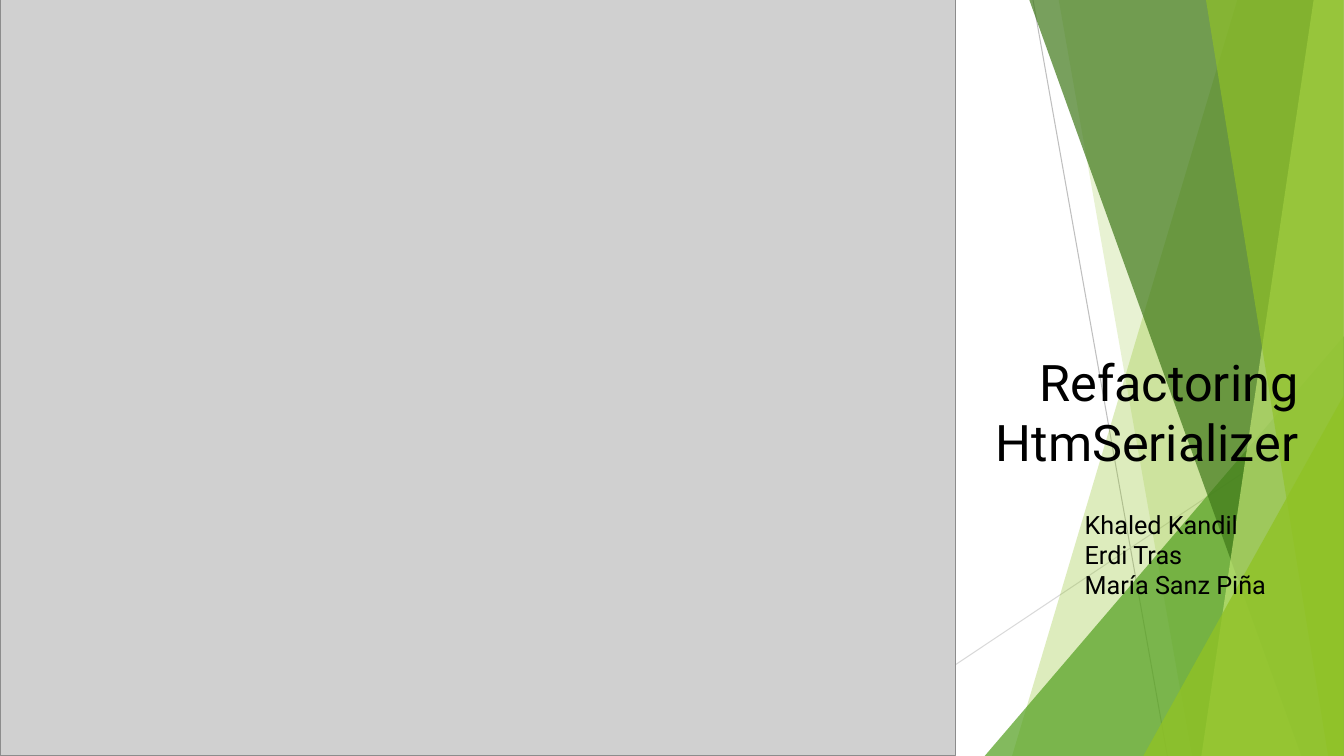
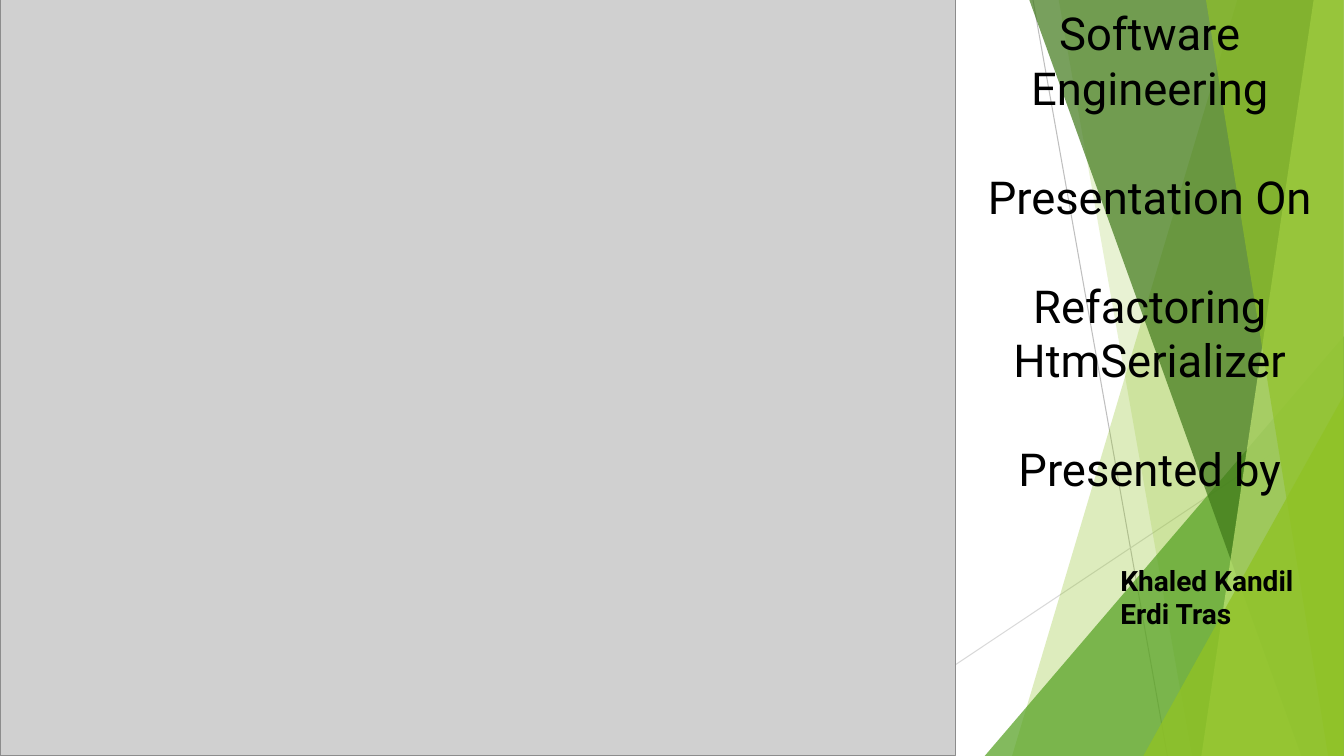
Before and after one commit to KandilKhaled/neocortexapi, a slide deck: slide 1 of MySEProject/Documentation/Refactoring HTMSerializer.pptx. Drawn at 1344x756 pixels with LibreOffice and Linux fonts; fonts in the diff are those of the drawing; grey boxes stand for pictures. Boxes give left, top, right and bottom in pixels: in the first picture for what was removed or moved away, otherwise in the second. Text is boxed around its words. In the diff, an @@ line names an element or a change of style, - is before the commit and + after.

```diff
--- a/MySEProject/Documentation/Refactoring HTMSerializer.pptx
+++ b/MySEProject/Documentation/Refactoring HTMSerializer.pptx
@@ title at [988,15,1311,497]: text changed; size 36 to 32.4 pt @@
-Refactoring HtmSerializer
+Software Engineering
+Presentation On
+Refactoring HtmSerializer
+Presented by
@@ text "Khaled Kandil": place and size @@
-text "Khaled Kandil" at [1085,511,1266,600]
+text "Khaled Kandil" at [1120,565,1293,625]
@@ text "Khaled Kandil" at [1120,565,1293,625]: size 18 to 20 pt, bold on @@
@@ text at [1085,571,1266,600]: paragraph removed @@
-María Sanz Piña
```
Also in this commit, not shown: 1 other slide changed, 2 slides added, 1 slide removed, 4 other files.
